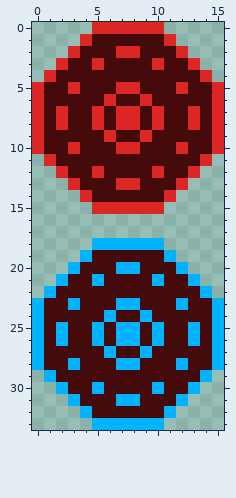
Pixel-art sprite: Items/StarterToken.png. The picture above was drawn from the file before the commit.
Rulers count pixels.
The same view after the edit:
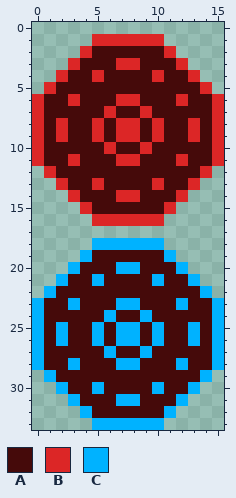
Palette (. is transparent): A #450a0a  B #dc2626  C #00b2ff
From old to new:
{"change": "file 48x102 -> 32x68 pixels (blocks of 3x3 -> 2x2; one block is one cell here)"}
{"y":0,"x":5,"old":"BBBBBB","new":"......"}
{"y":1,"x":4,"old":"BAAAAAAB","new":".BBBBBB."}
{"y":2,"x":3,"old":"BA","new":".B"}
{"y":2,"x":7,"old":"BB","new":"AA"}
{"y":2,"x":11,"old":"AB","new":"B."}
{"y":3,"x":2,"old":"BA","new":".B"}
{"y":3,"x":5,"old":"B","new":"A"}
{"y":3,"x":7,"old":"AA","new":"BB"}
{"y":3,"x":10,"old":"B","new":"A"}
{"y":3,"x":12,"old":"AB","new":"B."}
{"y":4,"x":1,"old":"BA","new":".B"}
{"y":4,"x":5,"old":"A","new":"B"}
{"y":4,"x":10,"old":"A","new":"B"}
{"y":4,"x":13,"old":"AB","new":"B."}
{"y":5,"x":0,"old":"BA","new":".B"}
{"y":5,"x":3,"old":"B","new":"A"}
{"y":5,"x":7,"old":"BB","new":"AA"}
{"y":5,"x":12,"old":"B","new":"A"}
{"y":5,"x":14,"old":"AB","new":"B."}
{"y":6,"x":3,"old":"A","new":"B"}
{"y":6,"x":6,"old":"BAAB","new":"ABBA"}
{"y":6,"x":12,"old":"A","new":"B"}
{"y":7,"x":2,"old":"B","new":"A"}
{"y":7,"x":5,"old":"BABBAB","new":"ABAABA"}
{"y":7,"x":13,"old":"B","new":"A"}
{"y":9,"x":2,"old":"A","new":"B"}
{"y":9,"x":5,"old":"ABAABA","new":"BABBAB"}
{"y":9,"x":13,"old":"A","new":"B"}
{"y":10,"x":3,"old":"B","new":"A"}
{"y":10,"x":6,"old":"ABBA","new":"BAAB"}
{"y":10,"x":12,"old":"B","new":"A"}
{"y":11,"x":0,"old":".B","new":"BA"}
{"y":11,"x":3,"old":"A","new":"B"}
{"y":11,"x":7,"old":"AA","new":"BB"}
{"y":11,"x":12,"old":"A","new":"B"}
{"y":11,"x":14,"old":"B.","new":"AB"}
{"y":12,"x":1,"old":".B","new":"BA"}
{"y":12,"x":5,"old":"B","new":"A"}
{"y":12,"x":10,"old":"B","new":"A"}
{"y":12,"x":13,"old":"B.","new":"AB"}
{"y":13,"x":2,"old":".B","new":"BA"}
{"y":13,"x":5,"old":"A","new":"B"}
{"y":13,"x":7,"old":"BB","new":"AA"}
{"y":13,"x":10,"old":"A","new":"B"}
{"y":13,"x":12,"old":"B.","new":"AB"}
{"y":14,"x":3,"old":".B","new":"BA"}
{"y":14,"x":7,"old":"AA","new":"BB"}
{"y":14,"x":11,"old":"B.","new":"AB"}
{"y":15,"x":4,"old":".BBBBBB.","new":"BAAAAAAB"}
{"y":16,"x":5,"old":"......","new":"BBBBBB"}
{"label":"changed","picture_box":[32,22,224,226]}
